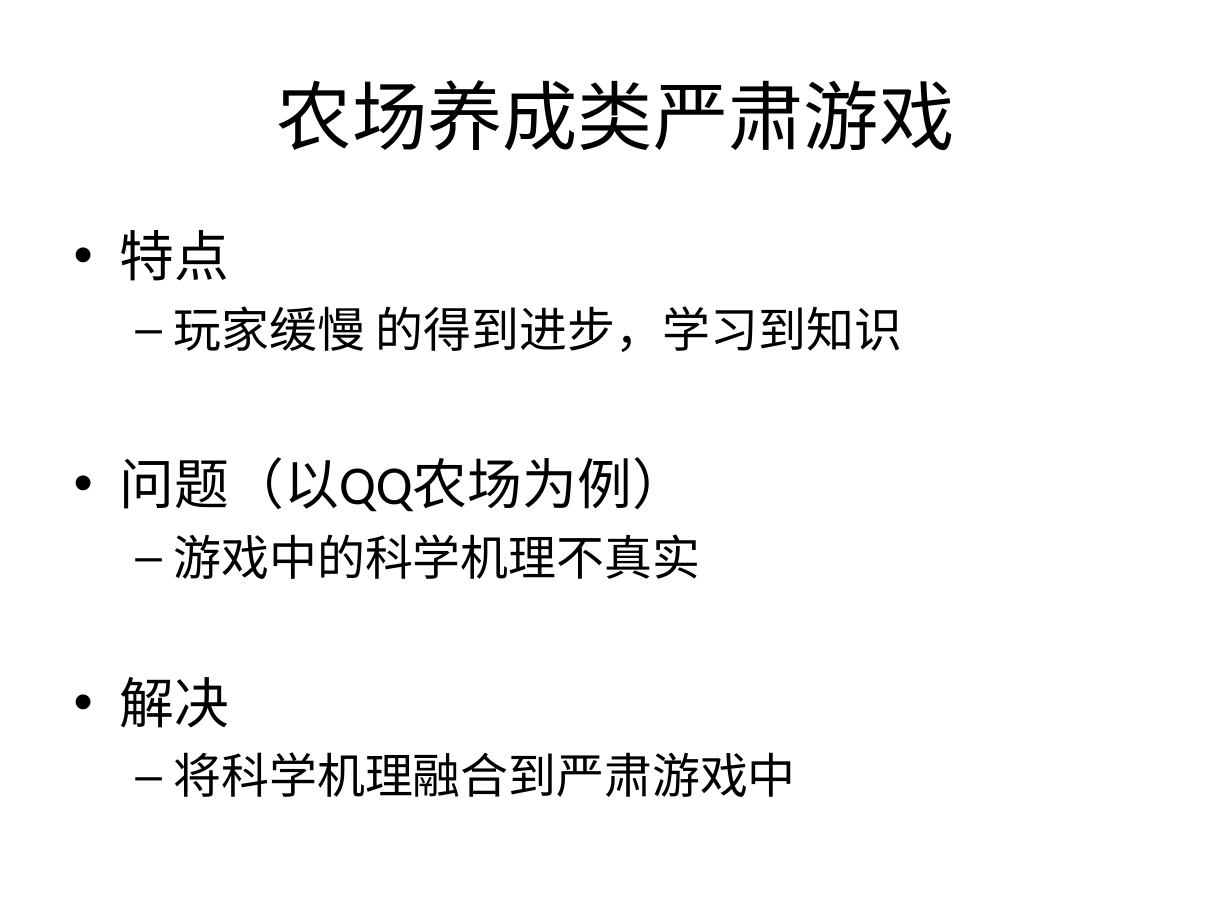
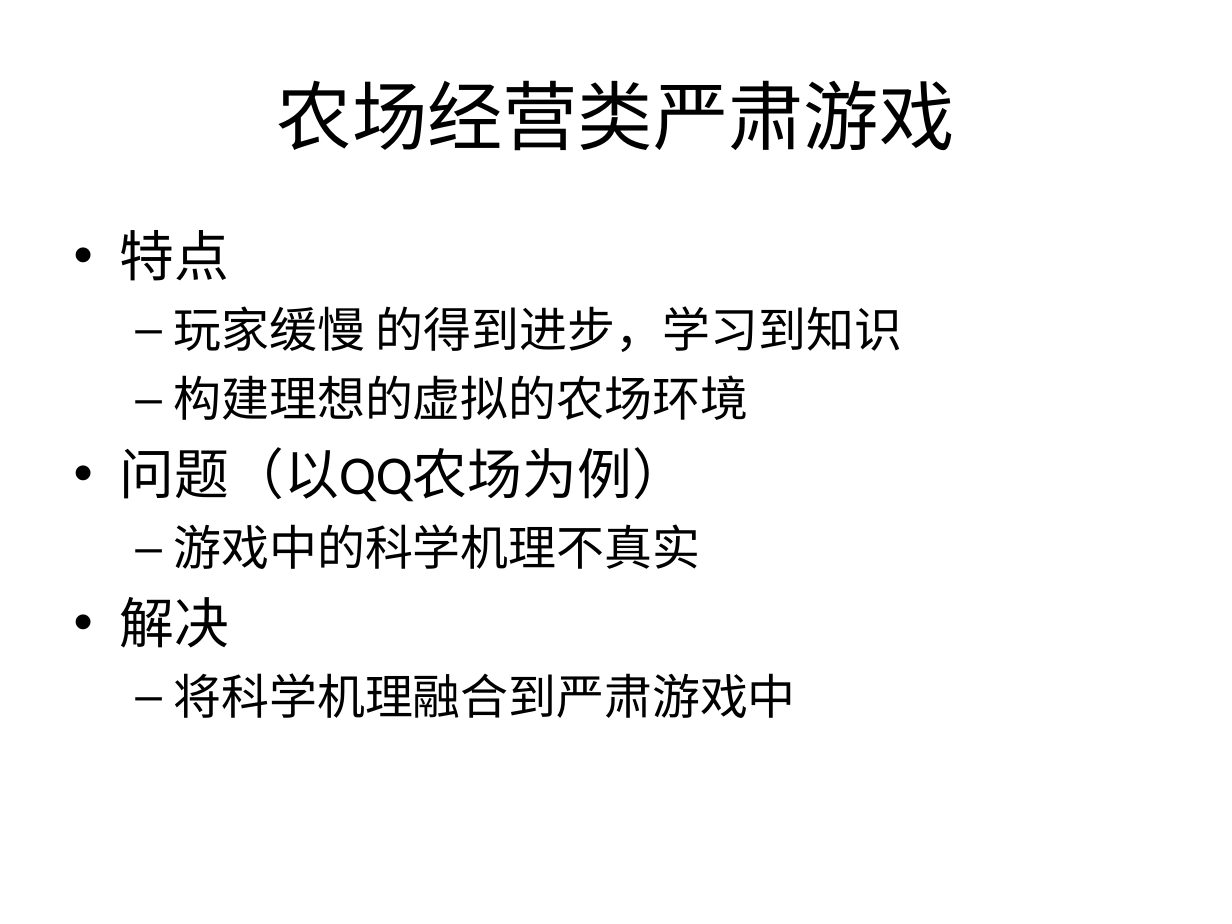
Before and after one commit to Nookleptia/qianmen3d, a slide deck: slide 8 of 毕设文件/毕设提纲.ppt. Drawn at 1232x924 pixels with LibreOffice and Linux fonts; fonts in the diff are those of the drawing. Boxes give left, top, right and bottom in pixels: in the first picture for what was removed or moved away, otherwise in the second. Text is boxed around its words. In the diff, an @@ line names an element or a change of style, - is before the commit and + after.

```diff
--- a/毕设文件/毕设提纲.ppt
+++ b/毕设文件/毕设提纲.ppt
@@ title at (277, 80, 955, 151): text changed @@
-农场养成类严肃游戏
+农场经营类严肃游戏
@@ text at (174, 375, 748, 420): paragraph added @@
+  – 构建理想的虚拟的农场环境
```
Also in this commit, not shown: 13 other slides changed, 2 other files.
